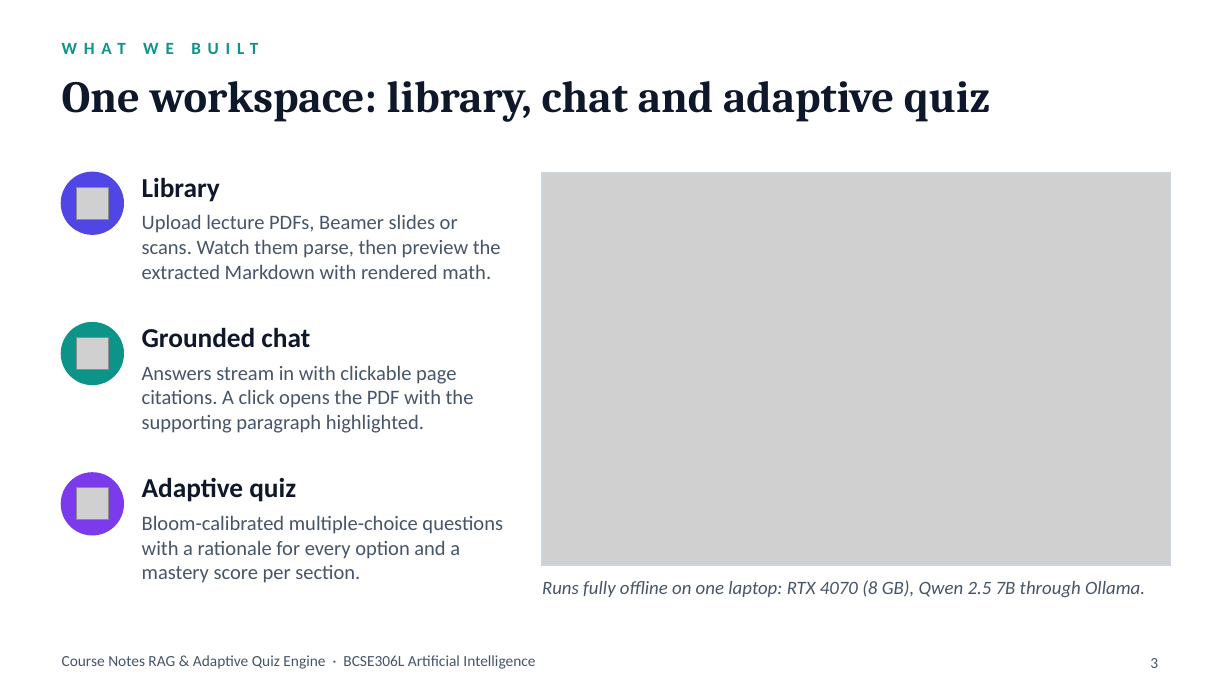
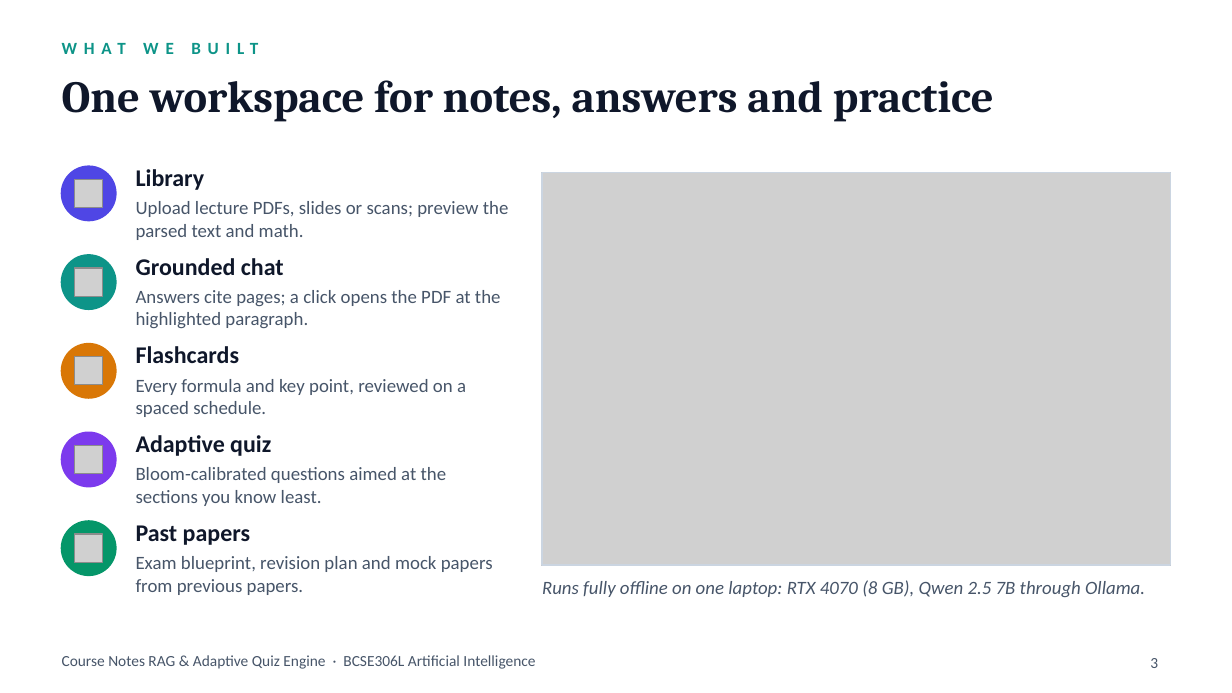
Before and after one commit to RoyceRRNS/AI_Project, a slide deck: slide 3 of docs/presentation/Course_Notes_RAG_Demo.pptx. Drawn at 1232x693 pixels with LibreOffice and Linux fonts; fonts in the diff are those of the drawing; grey boxes stand for pictures. Boxes give left, top, right and bottom in pixels: in the first picture for what was removed or moved away, otherwise in the second. Text is boxed around its words. In the diff, an @@ line names an element or a change of style, - is before the commit and + after.

```diff
--- a/docs/presentation/Course_Notes_RAG_Demo.pptx
+++ b/docs/presentation/Course_Notes_RAG_Demo.pptx
@@ title at <box>62,80,994,122</box>: text changed @@
-One workspace: library, chat and adaptive quiz
+One workspace for notes, answers and practice
@@ ellipse: place and size @@
-ellipse at <box>62,172,123,234</box>
+ellipse at <box>62,166,116,221</box>
@@ text "Library": place and size @@
-text "Library" at <box>142,177,220,202</box>
+text "Library" at <box>136,169,205,190</box>
@@ picture: place and size @@
-picture at <box>76,187,108,219</box>
+picture at <box>75,180,103,208</box>
@@ text at <box>136,201,509,240</box>: text changed; size 12 to 11 pt @@
-Upload lecture PDFs, Beamer slides or scans. Watch them parse, then preview the extracted Markdown with rendered math.
+Upload lecture PDFs, slides or scans; preview the parsed text and math.
@@ ellipse: place and size @@
-ellipse at <box>62,323,123,384</box>
+ellipse at <box>62,255,116,309</box>
@@ picture: place and size @@
-picture at <box>76,338,108,370</box>
+picture at <box>75,269,103,297</box>
@@ size 16 to 14 pt in 3 elements at <box>136,169,205,190</box>, <box>136,435,271,456</box>, <box>136,258,284,275</box> @@
@@ text "Grounded chat": place and size @@
-text "Grounded chat" at <box>142,327,310,348</box>
+text "Grounded chat" at <box>136,258,284,275</box>
@@ text at <box>136,290,501,328</box>: text changed; size 12 to 11 pt @@
-Answers stream in with clickable page citations. A click opens the PDF with the supporting paragraph highlighted.
+Answers cite pages; a click opens the PDF at the highlighted paragraph.
@@ ellipse added at <box>62,344,116,398</box>, fill #D97706, outline #D97706 1 pt @@
@@ picture added at <box>75,357,103,386</box> @@
@@ text added at <box>136,346,240,363</box>, 14 pt, text #0F172A, bold @@
+Flashcards
@@ text added at <box>136,379,466,417</box>, 11 pt, text #475569 @@
+Every formula and key point, reviewed on a spaced schedule.
@@ ellipse: place and size @@
-ellipse at <box>62,473,123,535</box>
+ellipse at <box>62,432,116,487</box>
@@ picture: place and size @@
-picture at <box>76,488,108,520</box>
+picture at <box>75,446,103,474</box>
@@ text "Adaptive quiz": place and size @@
-text "Adaptive quiz" at <box>142,477,296,502</box>
+text "Adaptive quiz" at <box>136,435,271,456</box>
@@ text added at <box>136,467,447,506</box>, 11 pt, text #475569 @@
+Bloom-calibrated questions aimed at the sections you know least.
@@ ellipse added at <box>62,521,116,575</box>, fill #059669, outline #059669 1 pt @@
@@ picture added at <box>75,535,103,563</box> @@
@@ text added at <box>136,525,250,545</box>, 14 pt, text #0F172A, bold @@
+Past papers
@@ text removed at <box>142,515,503,583</box> @@
-Bloom-calibrated multiple-choice questions with a rationale for every option and a mastery score per section.
@@ text added at <box>136,556,493,595</box>, 11 pt, text #475569 @@
+Exam blueprint, revision plan and mock papers from previous papers.
```
Also in this commit, not shown: 3 other slides changed, 5 slides added, 4 other files.
